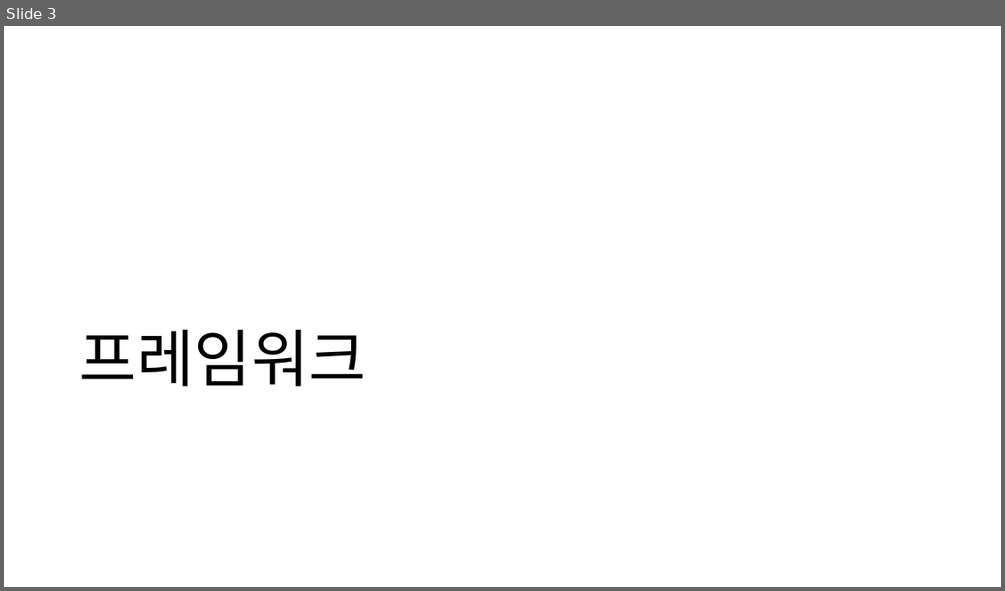
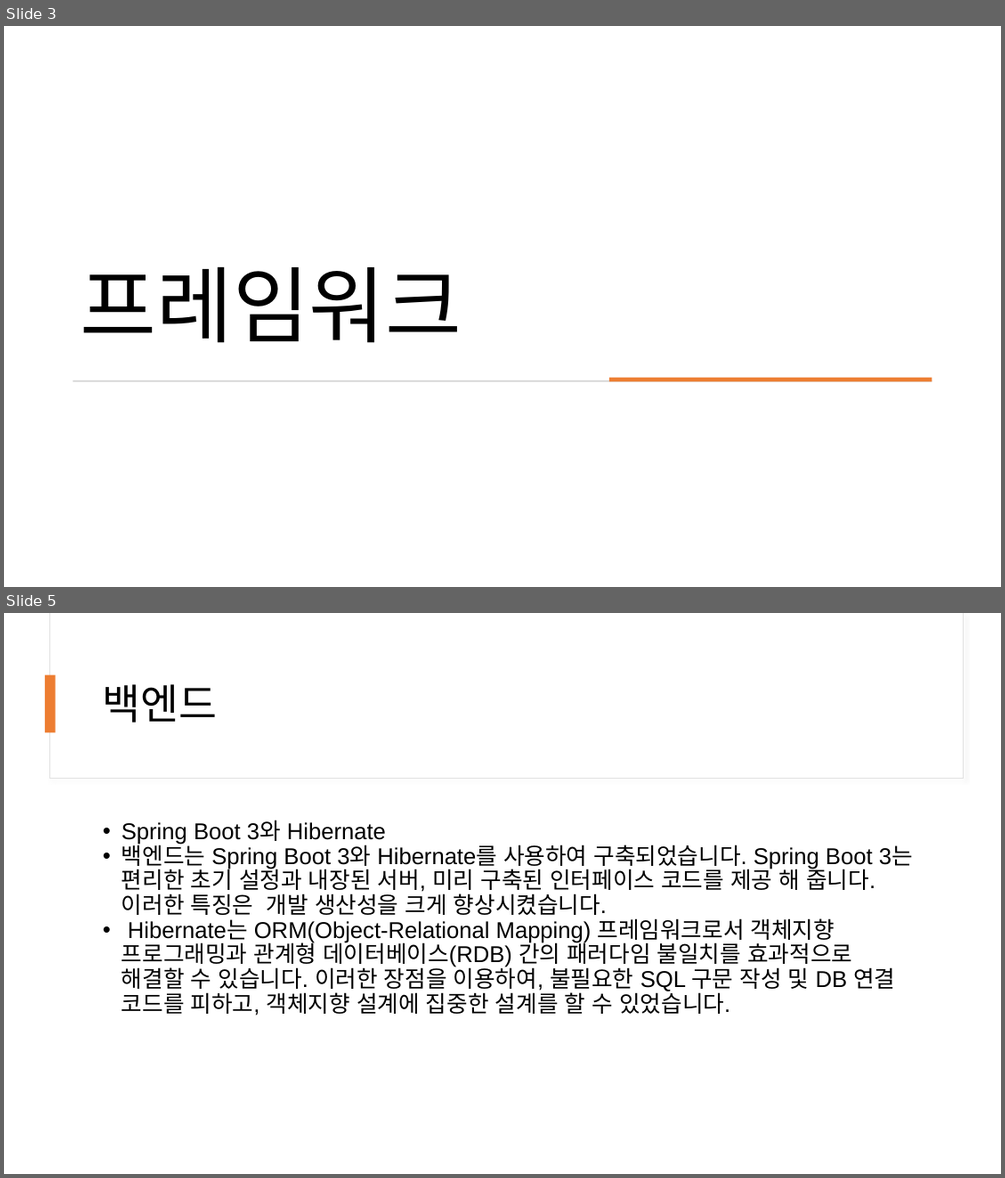
Before and after one commit to Son2kwon/SE_Project, a slide deck: Non-Coding-Region/SE_project 동영상 용 PPT.pptx. Shown one above the other, each under a label of ours: slide 3 before the commit, slides 3 and 5 after it; the slides between them are not shown. The pictures are 1005x591 and 1005x1178 pixels, drawn with LibreOffice and Linux fonts; fonts in the diff are those of the drawing. Boxes give left, top, right and bottom in pixels: in the first picture for what was removed or moved away, otherwise in the second. Text is boxed around its words. In the diff, an @@ line names an element or a change of style, - is before the commit and + after.

```diff
--- a/Non-Coding-Region/SE_project 동영상 용 PPT.pptx
+++ b/Non-Coding-Region/SE_project 동영상 용 PPT.pptx
@@ slide 5 added at (4,613,1001,1174), background #FFFFFF @@
@@ rectangle added at (49,613,963,779), fill #FFFFFF, outline #E1E1E1 0.75 pt @@
@@ rectangle added at (50,613,963,778), fill #FFFFFF @@
@@ rectangle added at (45,675,56,732), fill #ED7D31 @@
@@ title added at (103,684,218,722), 40 pt, text #000000 @@
+백엔드
@@ text added at (121,820,913,1015), 22 pt, text #000000 @@
+• Spring Boot 3와 Hibernate
+• 백엔드는 Spring Boot 3와 Hibernate를 사용하여 구축되었습니다. Spring Boot 3는 편리한 초기 설정과 내장된 서버, 미리 구축된 인터페이스 코드를 제공 해 줍니다. 이러한 특징은 개발 생산성을 크게 향상시켰습니다.
+• Hibernate는 ORM(Object-Relational Mapping) 프레임워크로서 객체지향 프로그래밍과 관계형 데이터베이스(RDB) 간의 패러다임 불일치를 효과적으로 해결할 수 있습니다. 이러한 장점을 이용하여, 불필요한 SQL 구문 작성 및 DB 연결 코드를 피하고, 객체지향 설계에 집중한 설계를 할 수 있었습니다.
@@ slide 3 changed as well @@
@@ title "프레임워크": place and size @@
-title "프레임워크" at (80,329,366,386)
+title "프레임워크" at (80,266,461,343)
@@ title "프레임워크" at (80,266,461,343): size 60 to 80 pt @@
@@ rectangle added at (73,380,932,382), fill #D5D5D5 @@
@@ rectangle added at (609,378,932,382), fill #ED7D31 @@
```
Also in this commit, not shown: 3 other slides changed, 24 other slides added, 1 slide removed.
